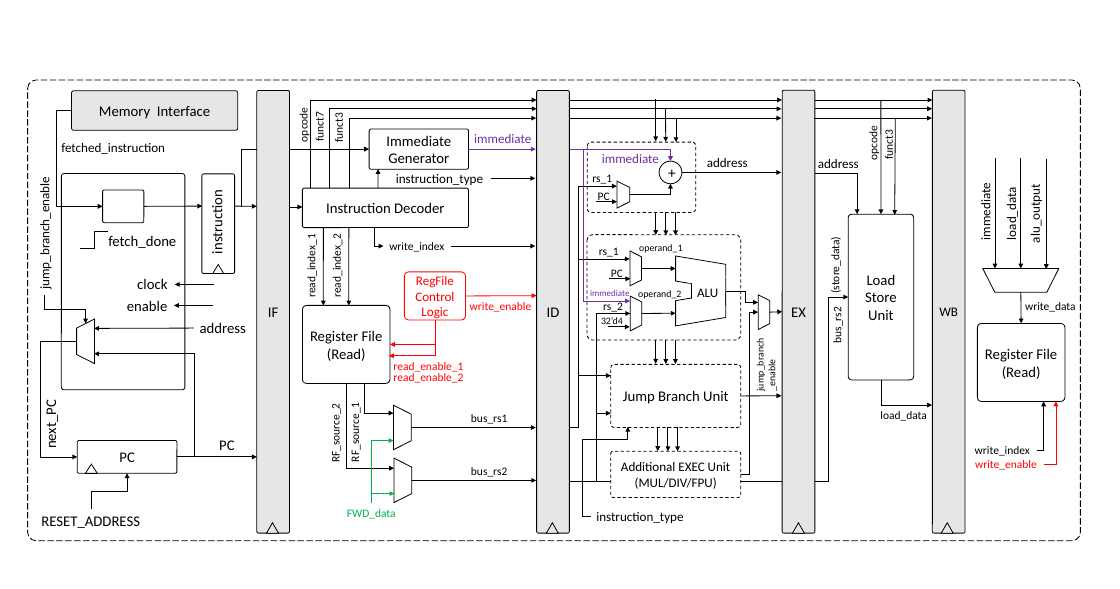
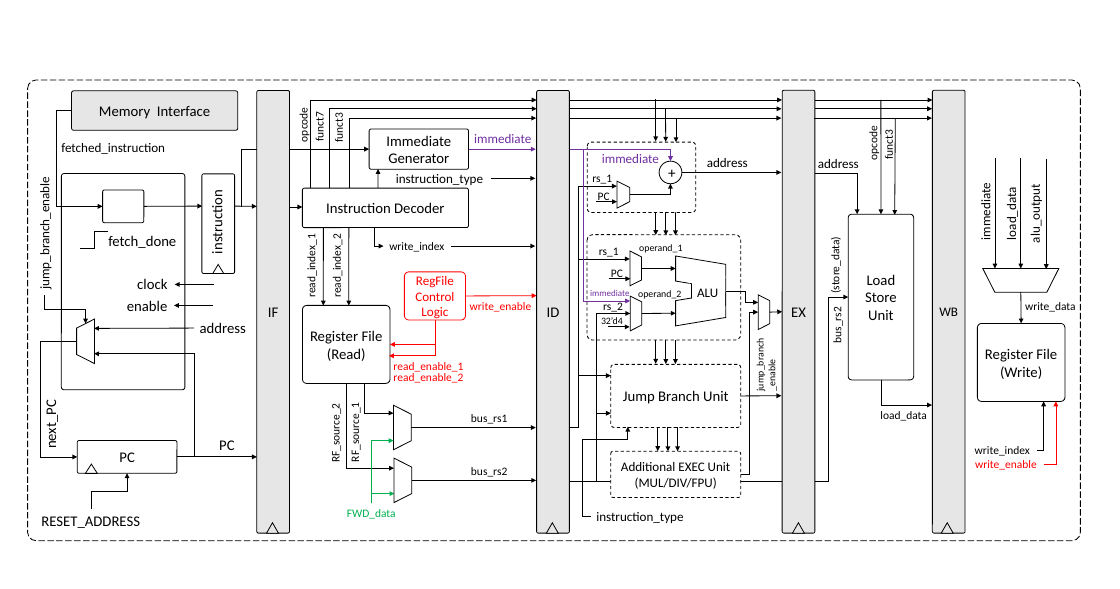
Before and after one commit to phoeniX-Digital-Design/phoeniX, a slide deck: slide 2 of Documents/Temporary_Documents/phoeniX Block diagram.pptx. Drawn at 1120x589 pixels with LibreOffice and Linux fonts; fonts in the diff are those of the drawing. Boxes give left, top, right and bottom in pixels: in the first picture for what was removed or moved away, otherwise in the second. Text is boxed around its words. In the diff, an @@ line names an element or a change of style, - is before the commit and + after.

Commit message:
✏️ Minor edit in block diagram

```diff
--- a/Documents/Temporary_Documents/phoeniX Block diagram.pptx
+++ b/Documents/Temporary_Documents/phoeniX Block diagram.pptx
@@ text in rounded rectangle at (x1=1000, y1=366, x2=1042, y2=379): text changed @@
-(Read)
+(Write)
```
